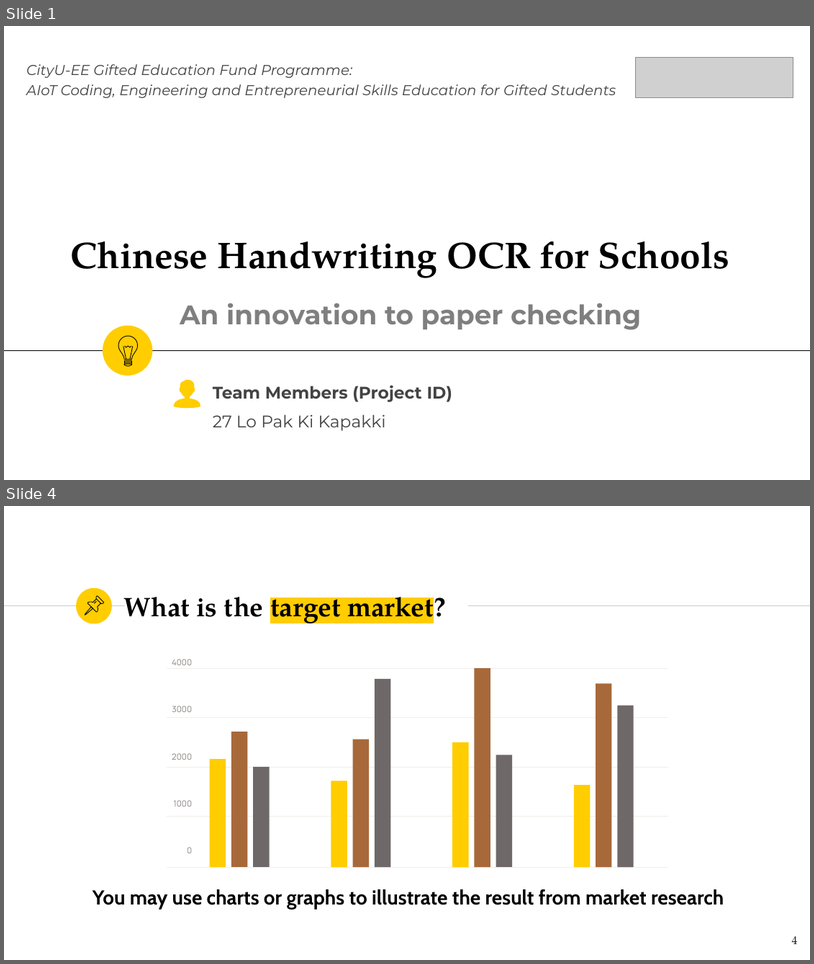
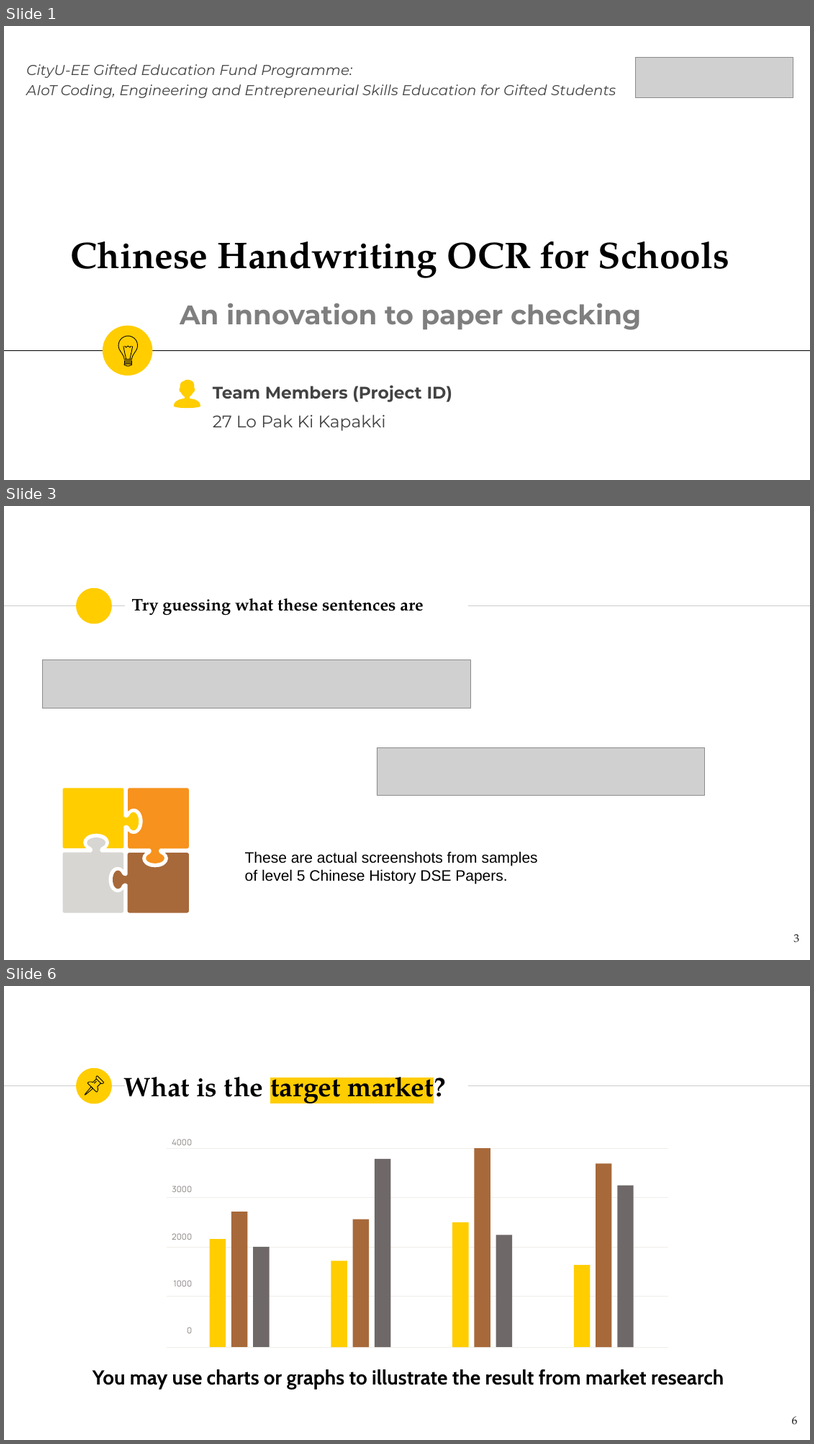
Before and after one commit to Gameboy612/gef_project, a slide deck: Project_Documents/Template_id1_id2_id3_Deck.pptx. Shown one above the other, each under a label of ours: slides 1 and 4 before the commit, slides 1, 3 and 6 after it; the slides between them are not shown. The pictures are 814x964 and 814x1444 pixels, drawn with LibreOffice and Linux fonts; fonts in the diff are those of the drawing; grey boxes stand for pictures. Boxes give left, top, right and bottom in pixels: in the first picture for what was removed or moved away, otherwise in the second. Text is boxed around its words. In the diff, an @@ line names an element or a change of style, - is before the commit and + after.

Commit message:
added few pages of ppt

```diff
--- a/Project_Documents/Template_id1_id2_id3_Deck.pptx
+++ b/Project_Documents/Template_id1_id2_id3_Deck.pptx
@@ slide 3 added at [4, 506, 810, 960], background #FFFFFF; not listed: 3 template elements that a slide beside it also shows @@
@@ title added at [132, 598, 423, 615], 20 pt, text #000000, bold @@
+Try guessing what these sentences are
@@ picture added at [43, 659, 471, 708] @@
@@ picture added at [377, 747, 706, 795] @@
@@ text added at [245, 851, 538, 883], 18 pt, text #000000 @@
+These are actual screenshots from samples of level 5 Chinese History DSE Papers.
@@ group added at [63, 788, 189, 913]: 4 freeform shapes @@
@@ page number added at [794, 934, 800, 942], 13.3 pt, text #1D1D1B @@
+3
@@ what was slide 4 is now slide 6 @@
@@ page number at [792, 1416, 798, 1424]: text changed @@
-4
+6
```
Also in this commit, not shown: 2 slides changed, 1 other slide added.
